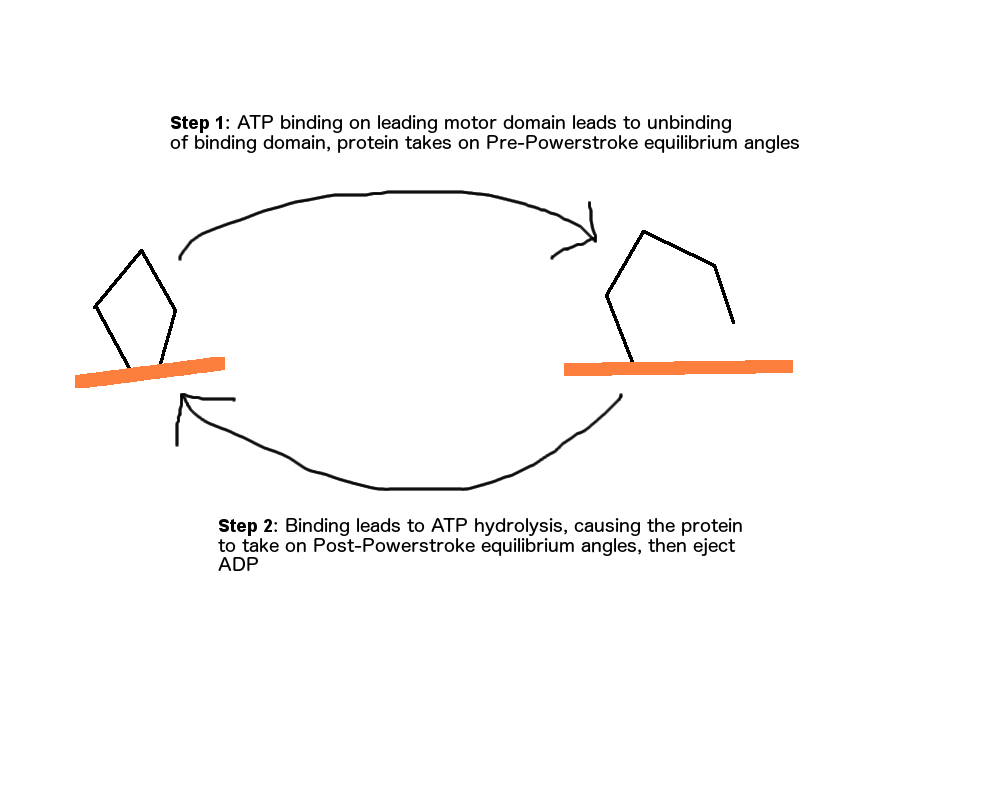
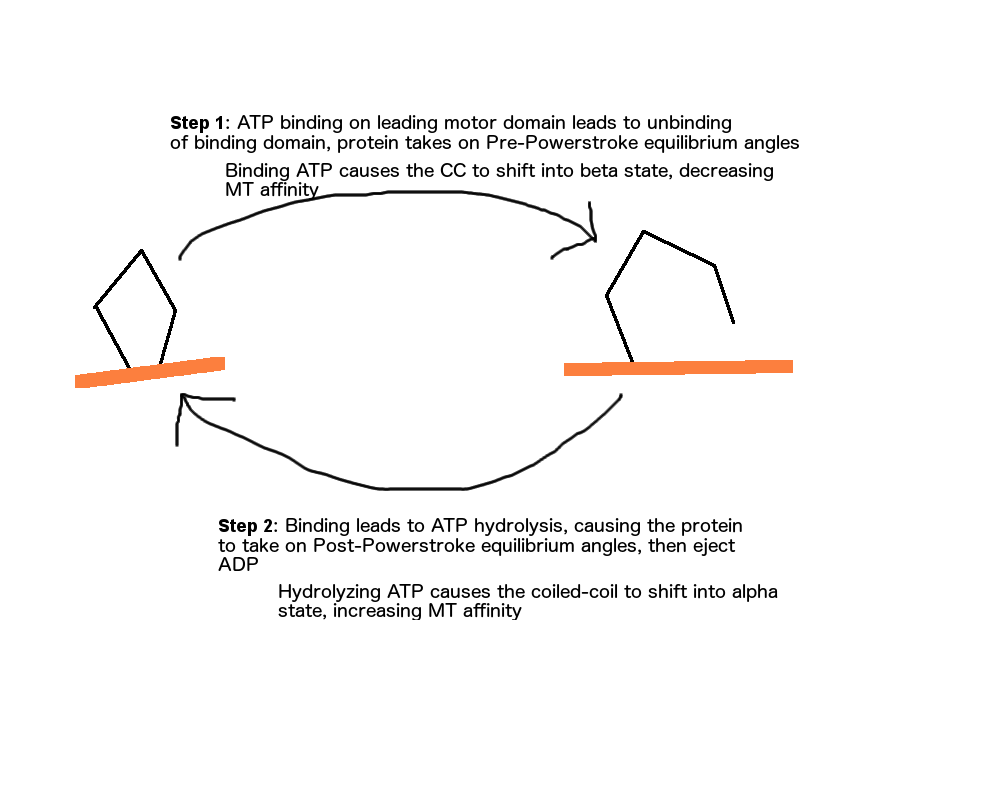
Revision of a layered 1000x800 image; what changed, layer by layer:
added layer "Hydrolyzing ATP causes the coi..." above "Binding ATP causes the CC to s..." over [278, 584, 778, 620]
added layer "Binding ATP causes the CC to s..." above "Step 2: Binding leads to ATP h..." over [226, 163, 773, 200]
